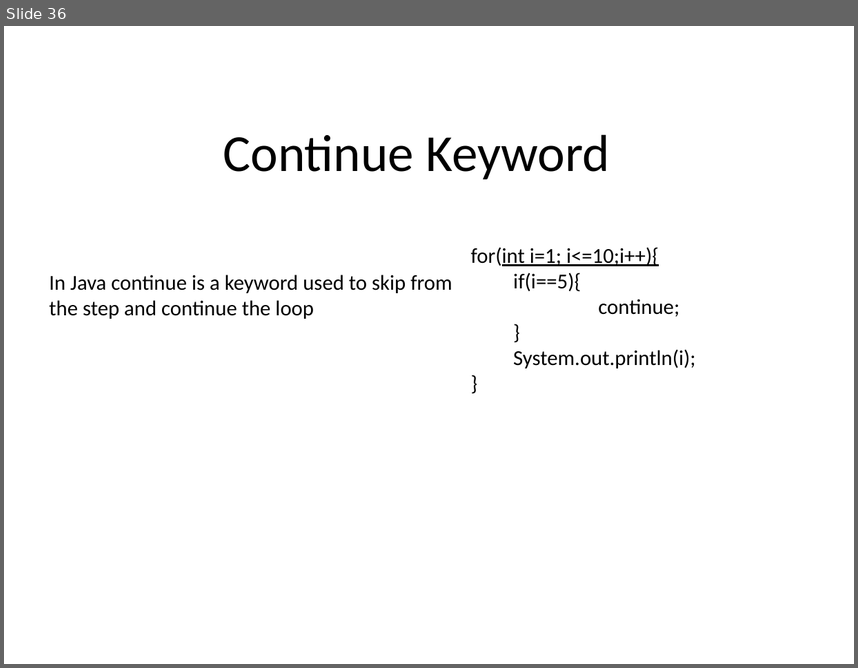
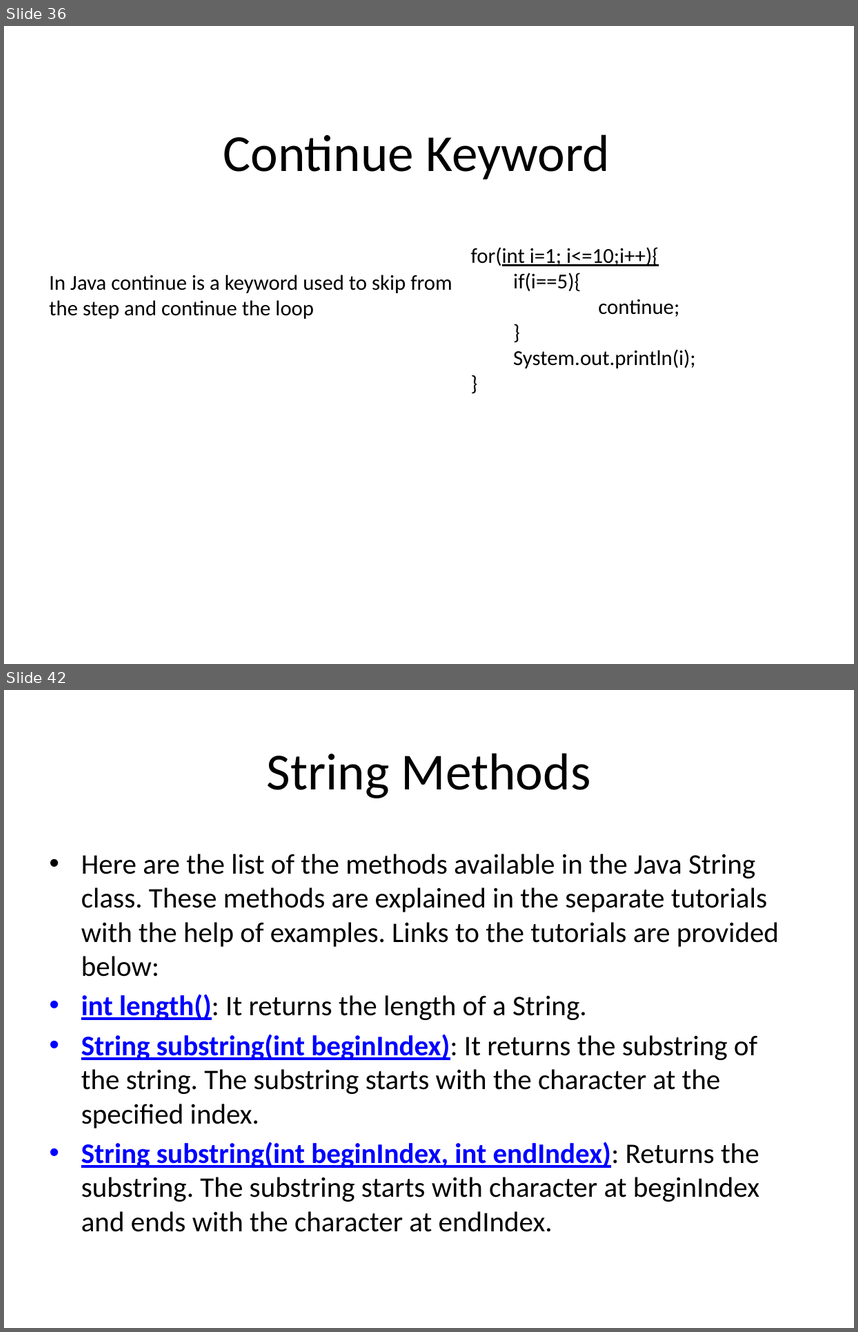
Before and after one commit to sharathchandraGupta/MyRepository, a slide deck: JavaTutorial.pptx. Shown one above the other, each under a label of ours: slide 36 before the commit, slides 36 and 42 after it; the slides between them are not shown. The pictures are 858x668 and 858x1332 pixels, drawn with LibreOffice and Linux fonts; fonts in the diff are those of the drawing. Boxes give left, top, right and bottom in pixels: in the first picture for what was removed or moved away, otherwise in the second. Text is boxed around its words. In the diff, an @@ line names an element or a change of style, - is before the commit and + after.

Commit message:
Add files via upload
UPdated

```diff
--- a/JavaTutorial.pptx
+++ b/JavaTutorial.pptx
@@ slide 42 added at (4,690,854,1328), background #FFFFFF @@
@@ title added at (267,753,591,798), 44 pt, text #000000 @@
+String Methods
@@ text added at (81,854,779,1232), 24 pt, text #000000 @@
+• Here are the list of the methods available in the Java String class. These methods are explained in the separate tutorials with the help of examples. Links to the tutorials are provided below:
+• int length(): It returns the length of a String.
+• String substring(int beginIndex): It returns the substring of the string. The substring starts with the character at the specified index.
+• String substring(int beginIndex, int endIndex): Returns the substring. The substring starts with character at beginIndex and ends with the character at endIndex.
```
Also in this commit, not shown: 6 other slides added, 2 slides removed.
